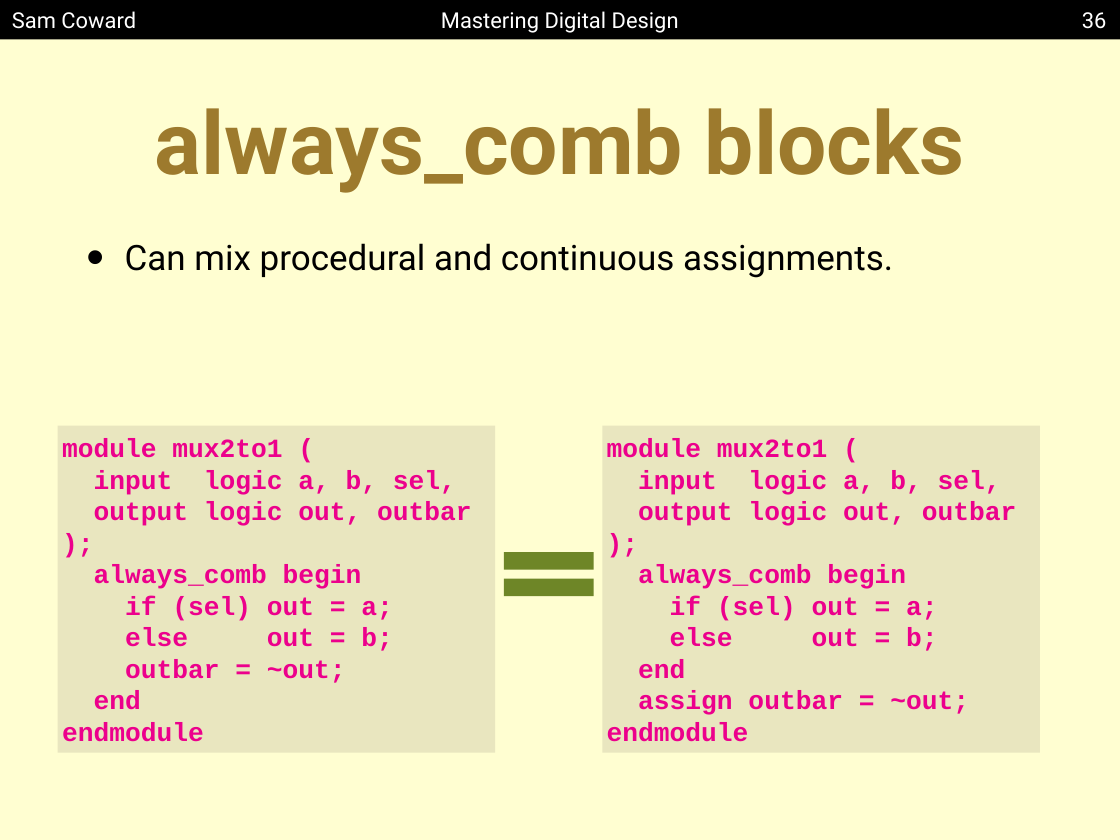
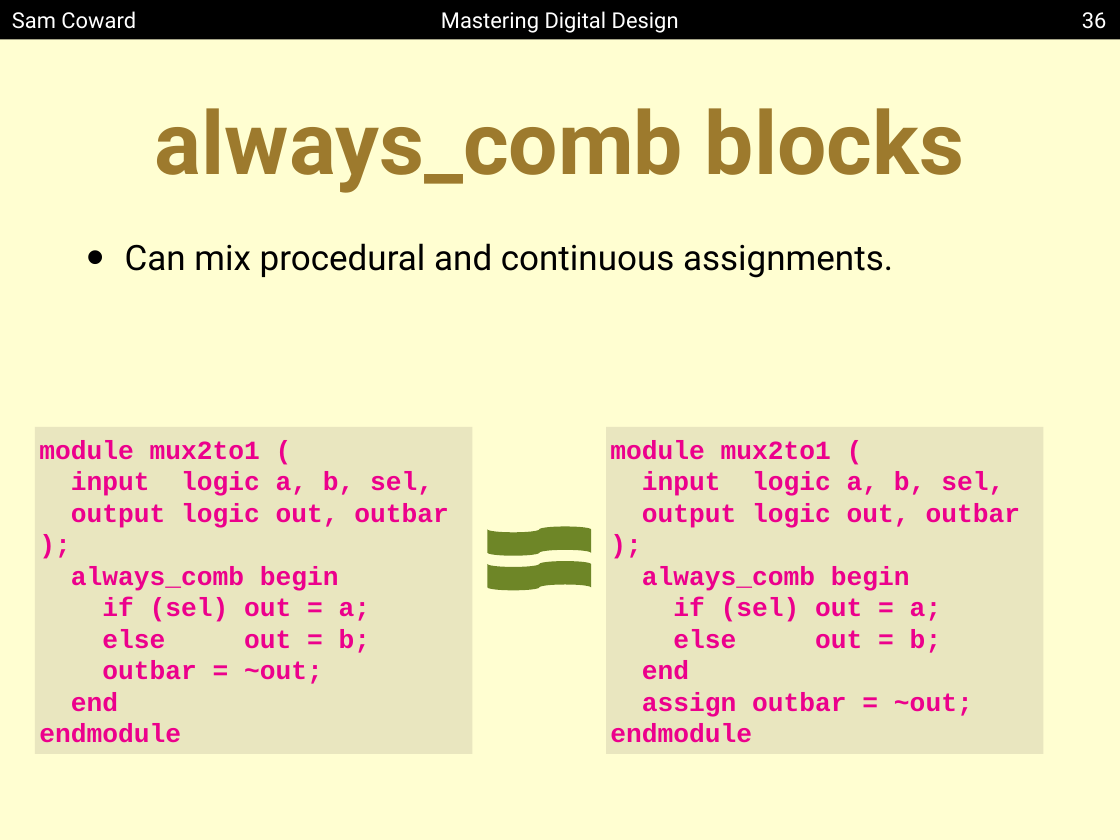
Before and after one commit to Mastering-Digital-Design/Lab-Module, a slide deck: slide 36 of lectures/lecture1.pptx. Drawn at 1120x840 pixels with LibreOffice and Linux fonts; fonts in the diff are those of the drawing. Boxes give left, top, right and bottom in pixels: in the first picture for what was removed or moved away, otherwise in the second. Text is boxed around its words. In the diff, an @@ line names an element or a change of style, - is before the commit and + after.

```diff
--- a/lectures/lecture1.pptx
+++ b/lectures/lecture1.pptx
@@ rectangle "module mux2to1 (": place and size @@
-rectangle "module mux2to1 (" at (57, 426, 495, 753)
+rectangle "module mux2to1 (" at (35, 427, 473, 754)
@@ rectangle "module mux2to1 (": place and size @@
-rectangle "module mux2to1 (" at (603, 426, 1040, 753)
+rectangle "module mux2to1 (" at (606, 427, 1044, 754)
@@ math equal removed at (488, 536, 610, 611) @@
@@ flow chart punched tape added at (488, 527, 591, 556), fill #6E8627 @@
@@ flow chart punched tape added at (488, 562, 591, 591), fill #6E8627 @@
```
Also in this commit, not shown: 1 other file.
